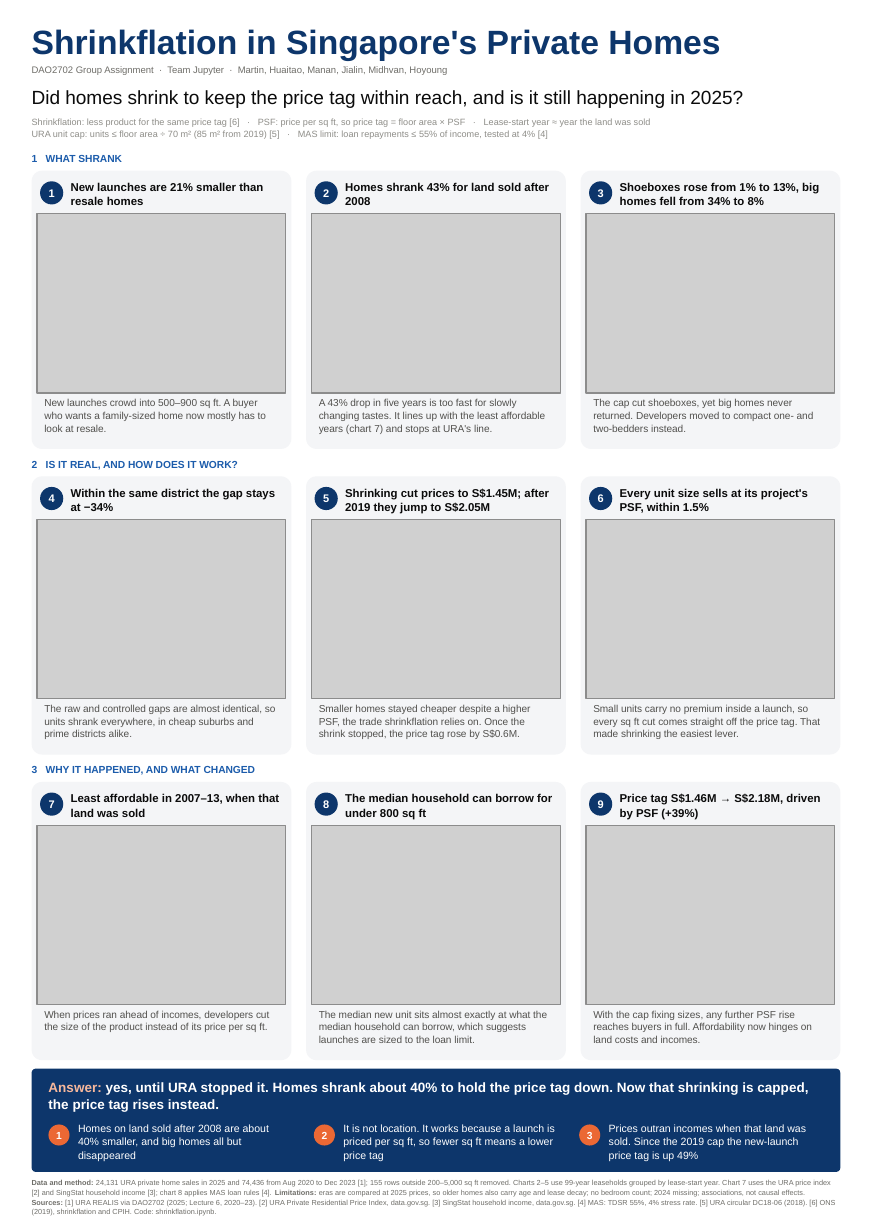
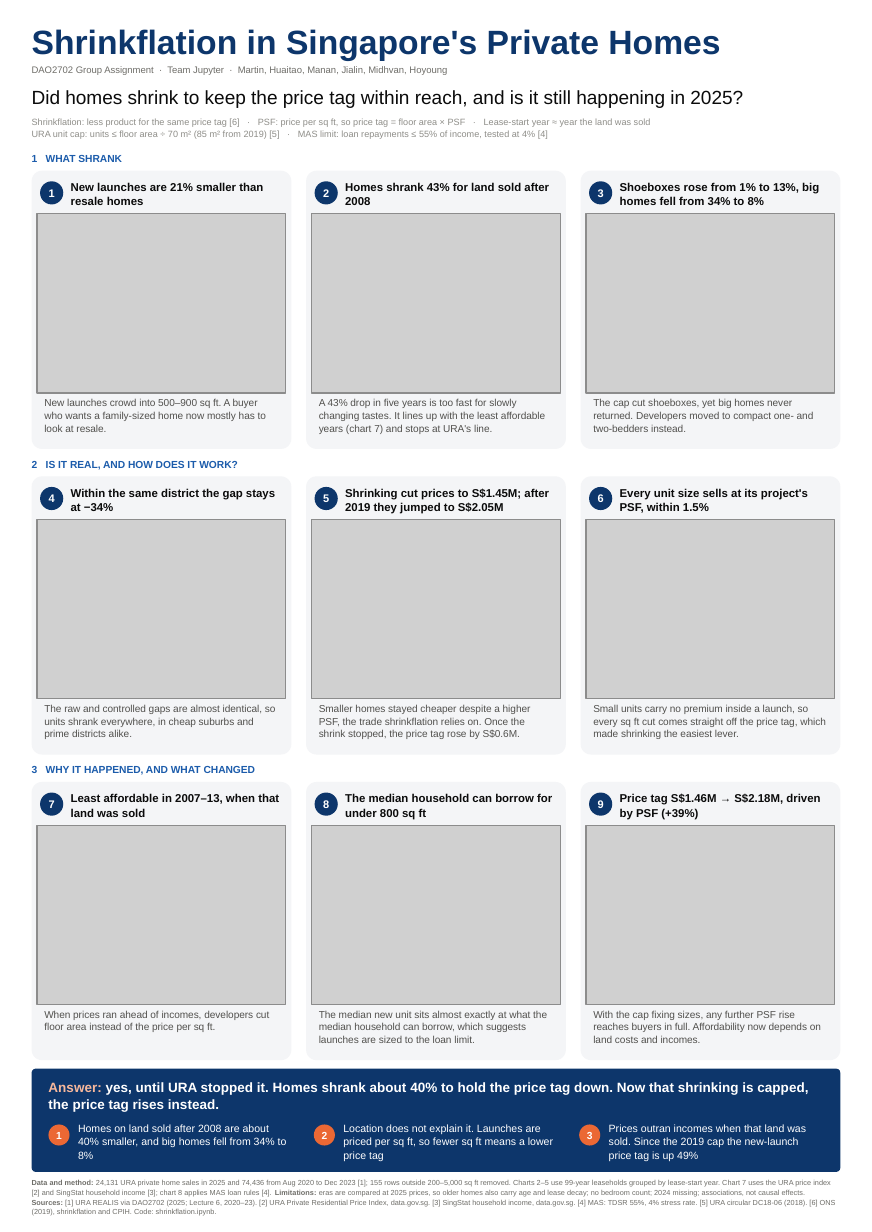
Before and after one commit to martin-gbeck/dao2702-shrinkflation-poster, a slide deck: slide 1 of shrinkflation_poster.pptx. Drawn at 872x1232 pixels with LibreOffice and Linux fonts; fonts in the diff are those of the drawing; grey boxes stand for pictures. Boxes give left, top, right and bottom in pixels: in the first picture for what was removed or moved away, otherwise in the second. Text is boxed around its words. In the diff, an @@ line names an element or a change of style, - is before the commit and + after.

```diff
--- a/shrinkflation_poster.pptx
+++ b/shrinkflation_poster.pptx
@@ text at box(345, 488, 549, 514): text changed @@
-Shrinking cut prices to S$1.45M; after 2019 they jump to S$2.05M
+Shrinking cut prices to S$1.45M; after 2019 they jumped to S$2.05M
@@ text at box(593, 704, 826, 739): text changed @@
-Small units carry no premium inside a launch, so every sq ft cut comes straight off the price tag. That made shrinking the easiest lever.
+Small units carry no premium inside a launch, so every sq ft cut comes straight off the price tag, which made shrinking the easiest lever.
@@ text at box(44, 1010, 269, 1032): text changed @@
-When prices ran ahead of incomes, developers cut the size of the product instead of its price per sq ft.
+When prices ran ahead of incomes, developers cut floor area instead of the price per sq ft.
@@ text at box(593, 1010, 821, 1043): text changed @@
-With the cap fixing sizes, any further PSF rise reaches buyers in full. Affordability now hinges on land costs and incomes.
+With the cap fixing sizes, any further PSF rise reaches buyers in full. Affordability now depends on land costs and incomes.
@@ text at box(78, 1124, 287, 1159): text changed @@
-Homes on land sold after 2008 are about 40% smaller, and big homes all but disappeared
+Homes on land sold after 2008 are about 40% smaller, and big homes fell from 34% to 8%
@@ text at box(343, 1124, 553, 1161): text changed @@
-It is not location. It works because a launch is priced per sq ft, so fewer sq ft means a lower price tag
+Location does not explain it. Launches are priced per sq ft, so fewer sq ft means a lower price tag
```
Also in this commit, not shown: 5 other files.
